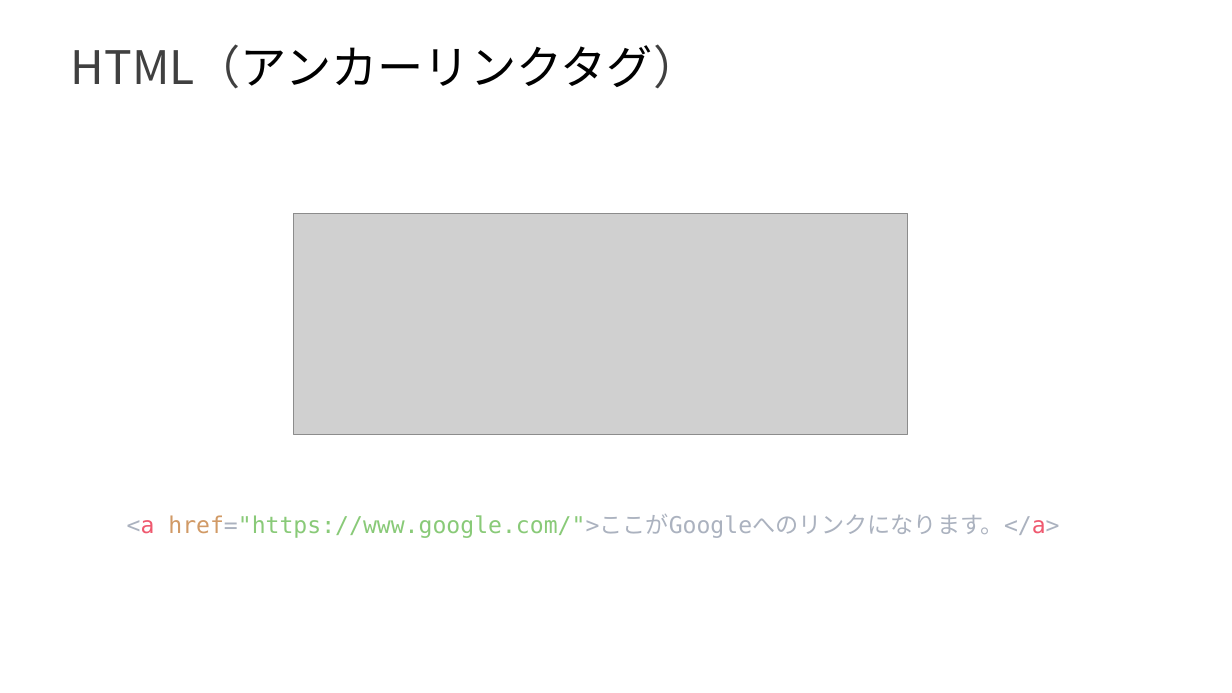
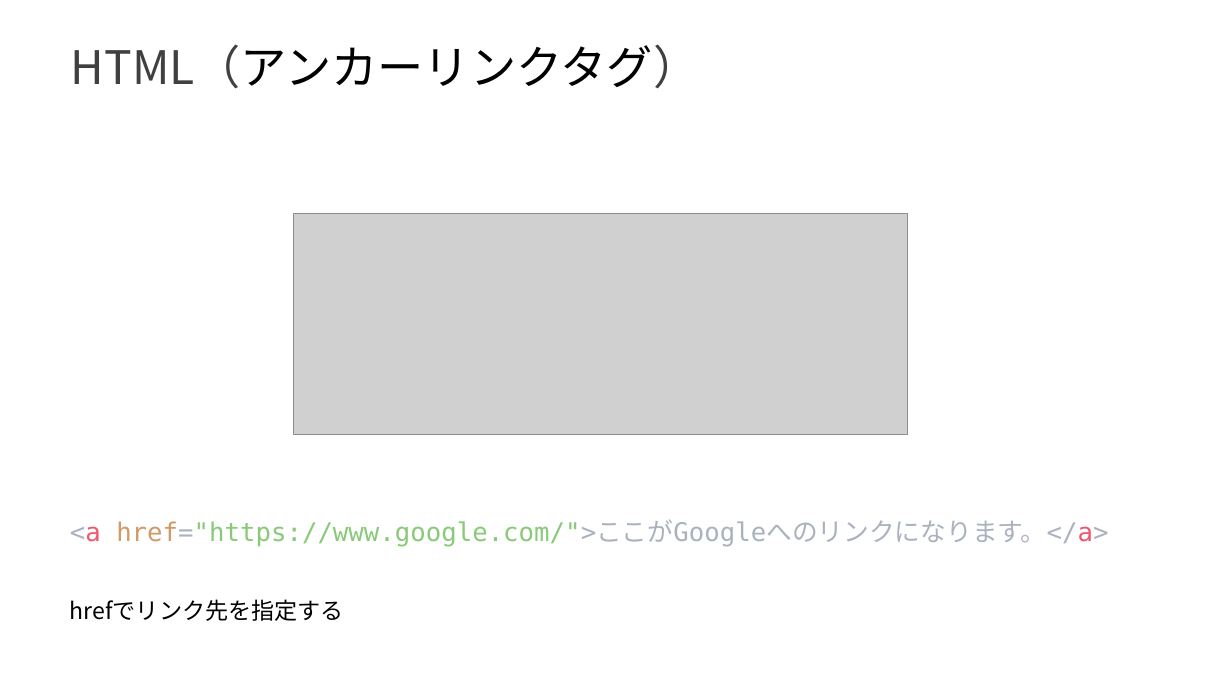
Before and after one commit to Izu-TABI/Hackathon, a slide deck: slide 6 of presentation/Web入門_第二回.pptx. Drawn at 1232x693 pixels with LibreOffice and Linux fonts; fonts in the diff are those of the drawing; grey boxes stand for pictures. Boxes give left, top, right and bottom in pixels: in the first picture for what was removed or moved away, otherwise in the second. Text is boxed around its words. In the diff, an @@ line names an element or a change of style, - is before the commit and + after.

```diff
--- a/presentation/Web入門_第二回.pptx
+++ b/presentation/Web入門_第二回.pptx
@@ text "<a href="https://www.google.com/">ここがGoogleへのリンクになります。</a>": place and size @@
-text "<a href="https://www.google.com/">ここがGoogleへのリンクになります。</a>" at [127,514,1059,538]
+text "<a href="https://www.google.com/">ここがGoogleへのリンクになります。</a>" at [70,521,1108,547]
@@ text "<a href="https://www.google.com/">ここがGoogleへのリンクになります。</a>" at [70,521,1108,547]: size 18 to 20 pt @@
@@ text added at [70,599,344,621], 18 pt, text #000000 @@
+hrefでリンク先を指定する
```
Also in this commit, not shown: 2 other slides changed, 5 slides added, 1 other file.
